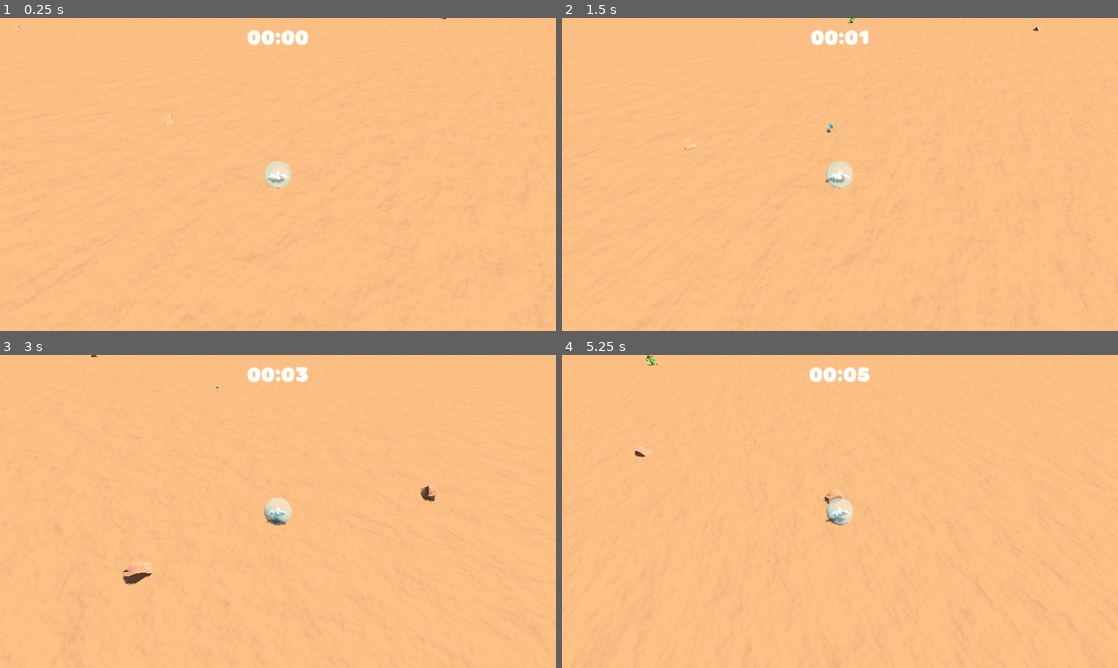
Above: before the commit, frames 1-4 (two rows, left to right).
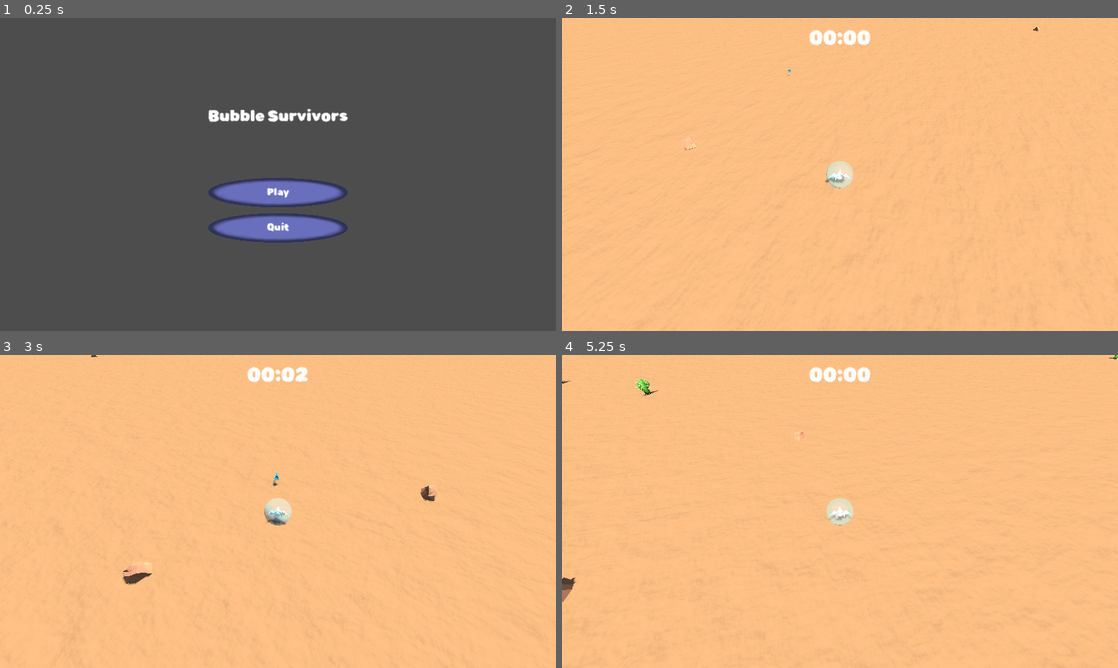
Above: after the commit, the same moments.

Repository: dicemaster5/BubbleSurvivors
Game: Godot game, scene res://scenes/UI/MainMenu.tscn
Two runs of this game, one before a commit and one after it. Both use one fixed random seed, a clock stepped at 60 frames per second and the inputs below. Before the commit the project starts from res://scenes/world.tscn.
Inputs (mouse positions are in pixels of both pictures, inside the frame that each line leads up to):
- Up to frame 1 (0.25 s): no input
- Up to frame 2 (1.5 s): click (840, 193) at 0.5 s, where only the run after the commit has a clickable "Play"; tap Enter at 1.25 s; hold D (move_right) from 1.28 s (still down)
- Up to frame 3 (3 s): release D (move_right) at 2.03 s; hold S (move_down) 2.03-2.78 s; hold D (move_right) from 2.78 s (still down)
- Up to frame 4 (5.25 s): release D (move_right) at 3.53 s; hold W (move_up) 3.53-4.28 s; hold A (move_left) from 4.28 s (still down); tap R (quick_restart, bound only after the commit) at 4.9 s

The runs differ from the first frame. In frame 1, 100% of the frame differs, in the area x 0-100%, y 0-100%; in frame 2, 0.3%; in frame 3, less than 0.1%; in frame 4, 0.6%.

Commit message:
Set main menu as default scene

Diff:
--- a/project.godot
+++ b/project.godot
@@ -11,7 +11,7 @@
 [application]
 
 config/name="BubbleSurvivors"
-run/main_scene="res://scenes/world.tscn"
+run/main_scene="res://scenes/UI/MainMenu.tscn"
 config/features=PackedStringArray("4.3", "Forward Plus")
 config/icon="res://icon.svg"
 
@@ -67,6 +67,16 @@
 "events": [Object(InputEventKey,"resource_local_to_scene":false,"resource_name":"","device":-1,"window_id":0,"alt_press …(195 unchanged characters)…
 ]
 }
+quick_restart={
+"deadzone": 0.5,
+"events": [Object(InputEventKey,"resource_local_to_scene":false,"resource_name":"","device":-1,"window_id":0,"alt_pressed":false,"shift_pressed":false,"ctrl_pressed":false,"meta_pressed":false,"pressed":false,"keycode":0,"physical_keycode":82,"key_label":0,"unicode":114,"location":0,"echo":false,"script":null)
+]
+}
+change_weapon={
+"deadzone": 0.5,
+"events": [Object(InputEventKey,"resource_local_to_scene":false,"resource_name":"","device":-1,"window_id":0,"alt_pressed":false,"shift_pressed":false,"ctrl_pressed":false,"meta_pressed":false,"pressed":false,"keycode":0,"physical_keycode":4194306,"key_label":0,"unicode":0,"location":0,"echo":false,"script":null)
+]
+}
 
 [layer_names]
 
--- a/scenes/UI/main_menu.gd
+++ b/scenes/UI/main_menu.gd
@@ -8,3 +8,4 @@
 func _on_play_button_pressed() -> void:
 	get_tree().get_root().add_child(WORLD)
 	get_tree().get_current_scene().queue_free()
+	get_tree().current_scene = WORLD
